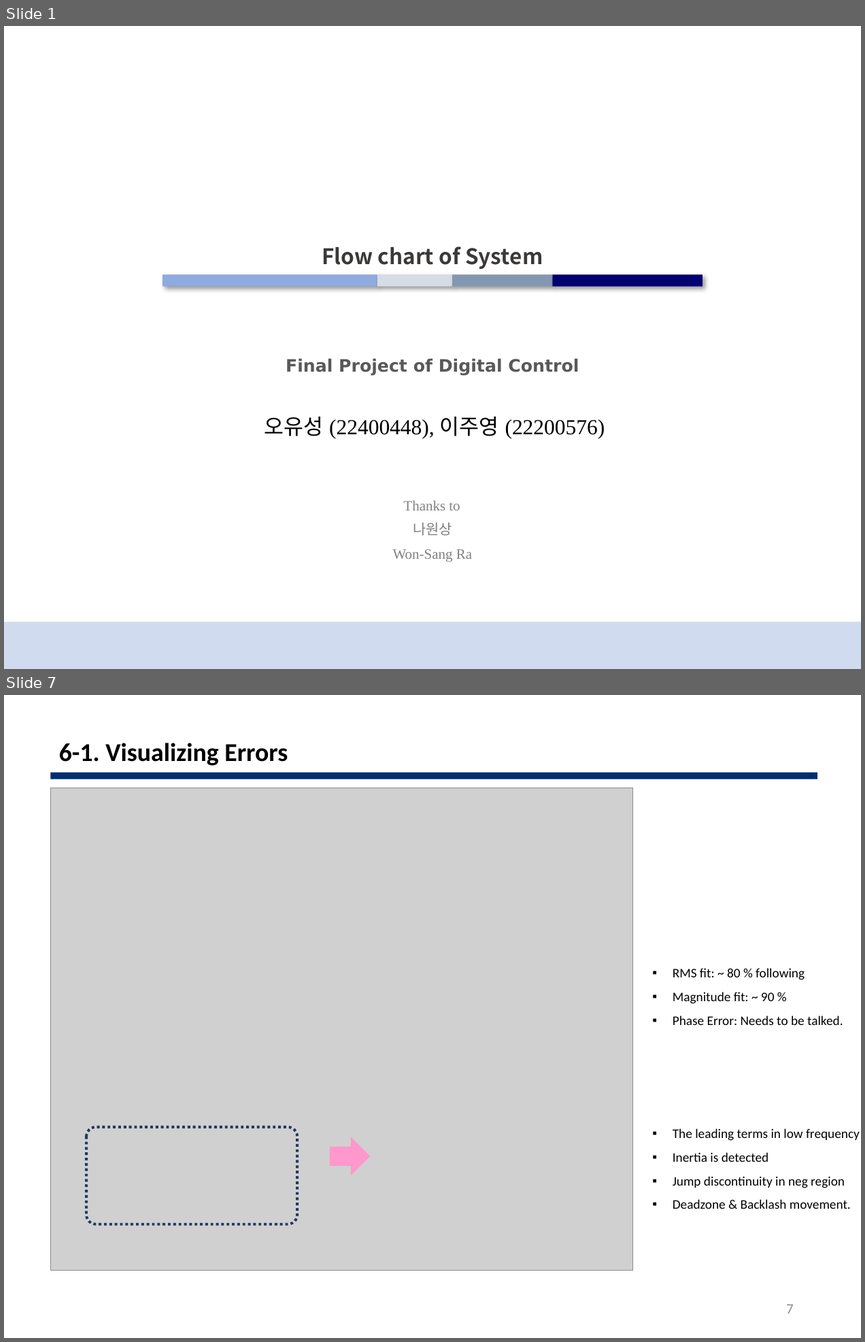
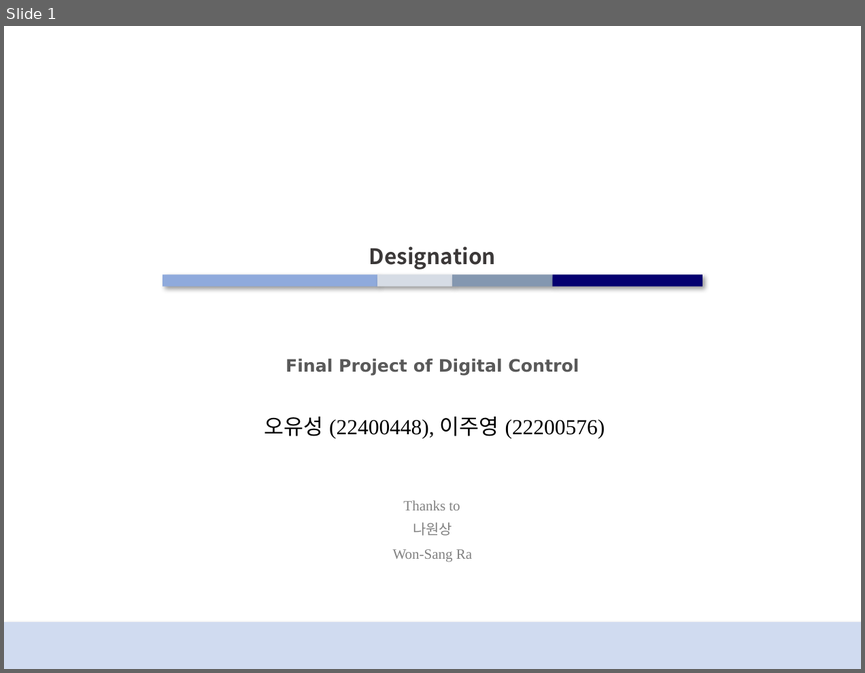
Before and after one commit to 22200576-JUYOUNG-LEE/DCSP_FINAL, a slide deck: 0603_Good/ppt/DCSP_about.pptx. Shown one above the other, each under a label of ours: slides 1 and 7 before the commit, slide 1 after it; the slides between them are not shown. The pictures are 865x1342 and 865x673 pixels, drawn with LibreOffice and Linux fonts; fonts in the diff are those of the drawing; grey boxes stand for pictures. Boxes give left, top, right and bottom in pixels: in the first picture for what was removed or moved away, otherwise in the second. Text is boxed around its words. In the diff, an @@ line names an element or a change of style, - is before the commit and + after.

```diff
--- a/0603_Good/ppt/DCSP_about.pptx
+++ b/0603_Good/ppt/DCSP_about.pptx
@@ slide 7 removed at (x1=4, y1=695, x2=861, y2=1338), background #FFFFFF @@
@@ title removed at (x1=59, y1=743, x2=288, y2=766) @@
-6-1. Visualizing Errors
@@ rectangle removed at (x1=50, y1=772, x2=817, y2=779) @@
@@ picture removed at (x1=50, y1=787, x2=633, y2=1270) @@
@@ text removed at (x1=672, y1=968, x2=843, y2=1025) @@
-▪ RMS fit: ~ 80 % following
-▪ Magnitude fit: ~ 90 %
-▪ Phase Error: Needs to be talked.
@@ rounded rectangle removed at (x1=86, y1=1127, x2=297, y2=1223) @@
@@ right arrow removed at (x1=330, y1=1136, x2=370, y2=1175) @@
@@ text removed at (x1=672, y1=1128, x2=859, y2=1208) @@
-▪ The leading terms in low frequency
-▪ Inertia is detected
-▪ Jump discontinuity in neg region
-▪ Deadzone & Backlash movement.
@@ page number removed at (x1=786, y1=1304, x2=793, y2=1313) @@
-7
@@ slide 1 changed as well @@
@@ title at (x1=369, y1=246, x2=496, y2=269): text changed @@
-Flow chart of System
+Designation
```
Also in this commit, not shown: 1 other slide changed, 5 slides added, 5 other slides removed, 2 other files.
